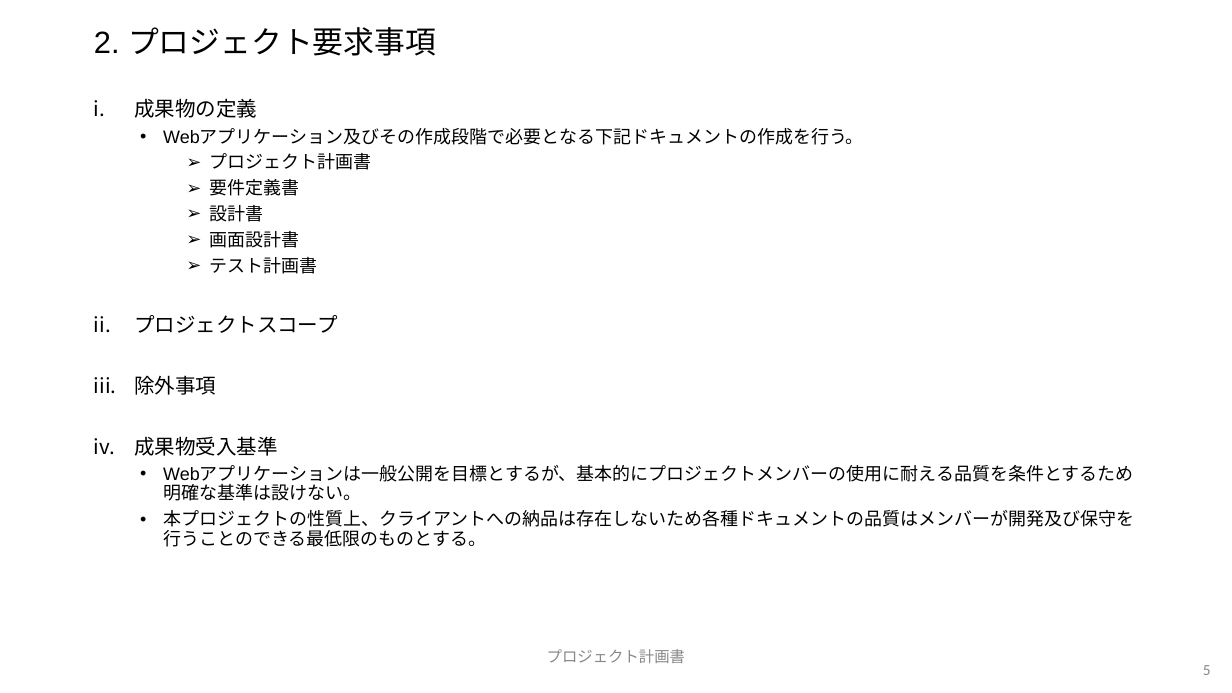
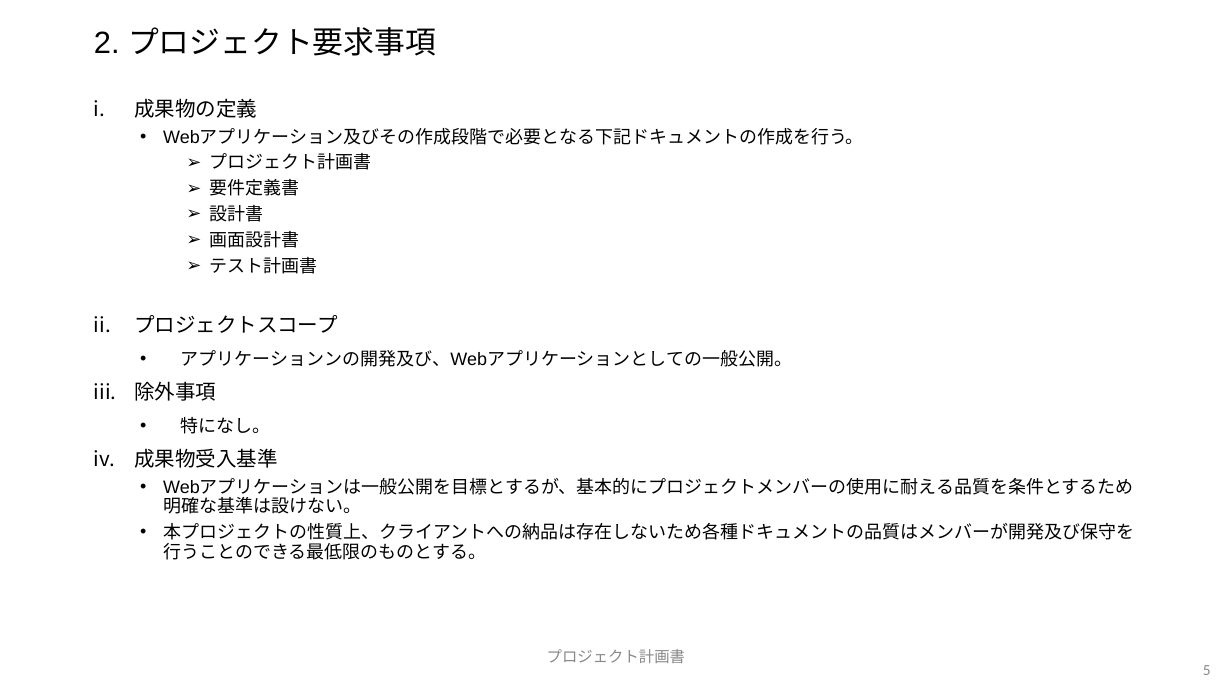
Before and after one commit to yoshtanaka/toraberu, a slide deck: slide 5 of プロジェクト計画書_v0.5.pptx. Drawn at 1232x693 pixels with LibreOffice and Linux fonts; fonts in the diff are those of the drawing; background and template pictures are left out. Boxes give left, top, right and bottom in pixels: in the first picture for what was removed or moved away, otherwise in the second. Text is boxed around its words. In the diff, an @@ line names an element or a change of style, - is before the commit and + after.

```diff
--- a/プロジェクト計画書_v0.5.pptx
+++ b/プロジェクト計画書_v0.5.pptx
@@ text at box(181, 350, 793, 367): paragraph added @@
+  • アプリケーションンの開発及び、Webアプリケーションとしての一般公開。
@@ text at box(181, 417, 271, 434): paragraph added @@
+  • 特になし。
```
Also in this commit, not shown: 4 other slides changed.
